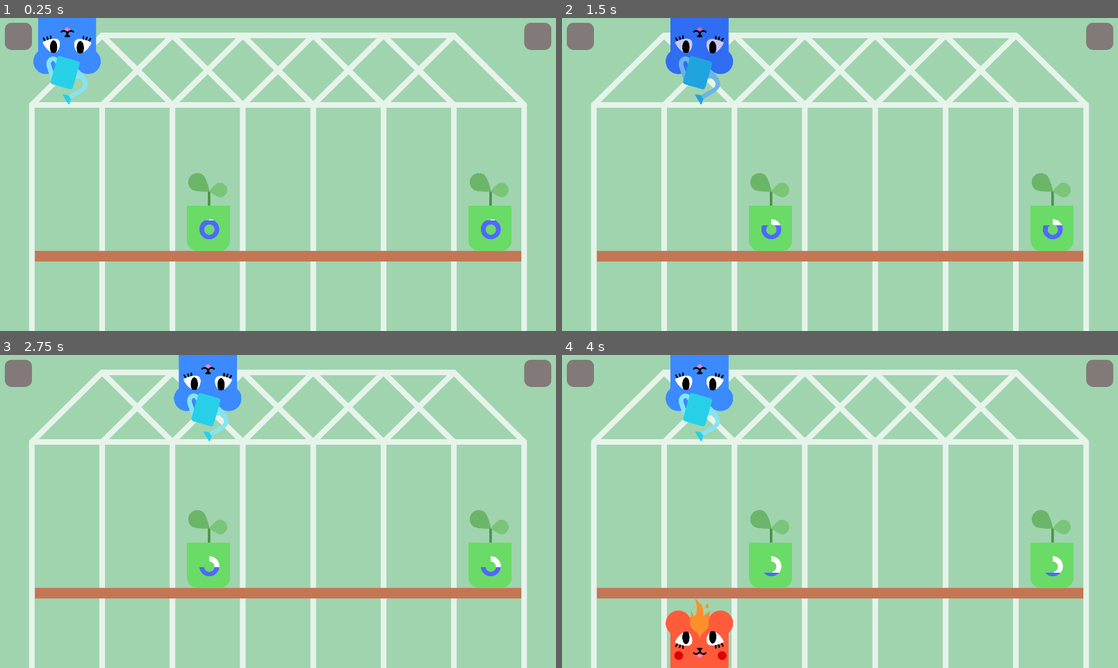
Above: before the commit, frames 1-4 (two rows, left to right).
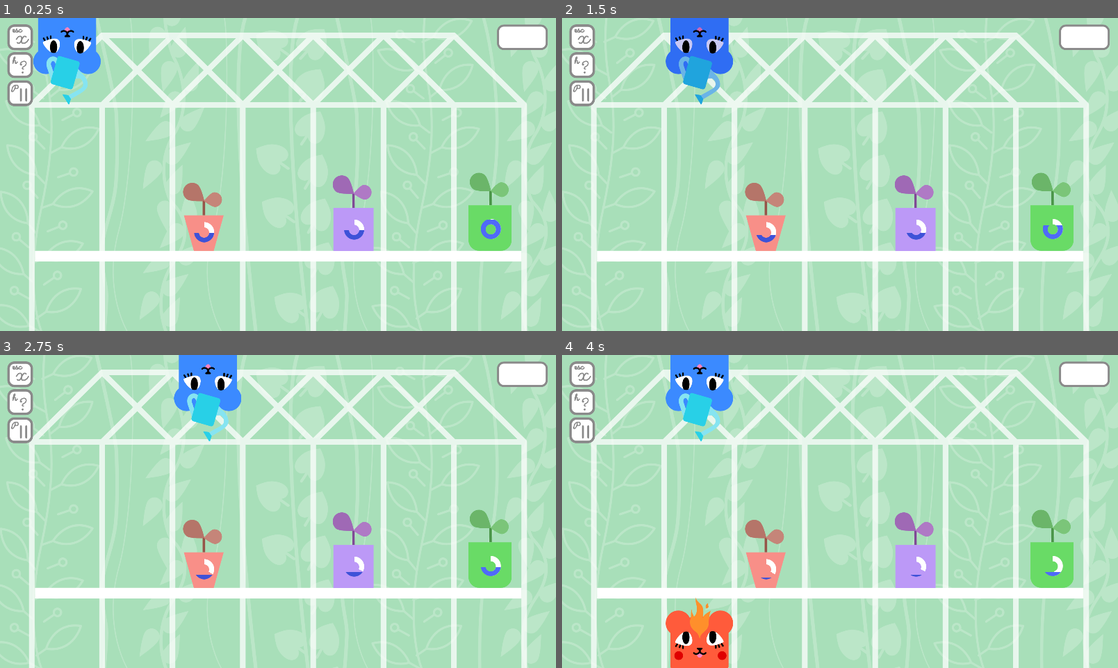
Above: after the commit, the same moments.

Repository: Janakanty/Mongoose-Garden
Game: Godot game, scene res://src/mainGamePlay/main.tscn
Two runs of this game, one before a commit and one after it. Both use one fixed random seed, a clock stepped at 60 frames per second and the inputs below.
Inputs:
- Up to frame 1 (0.25 s): no input
- Up to frame 2 (1.5 s): hold Right (right) 0.53-1.28 s; tap Enter at 1.25 s; hold Down (down) from 1.28 s (still down)
- Up to frame 3 (2.75 s): tap Space at 2 s; release Down (down) at 2.03 s; hold Right (right) from 2.03 s (still down)
- Up to frame 4 (4 s): tap Enter at 2.75 s; release Right (right) at 2.78 s; hold Up (up) 2.78-3.53 s; hold Left (left) from 3.53 s (still down)

The runs differ from the first frame. In frame 1, 22% of the frame differs, in the area x 0-100%, y 0-100%; in frame 2, 22%; in frame 3, 22%; in frame 4, 22%.

Commit message:
0.8

Diff:
--- a/src/mainGamePlay/main.gd
+++ b/src/mainGamePlay/main.gd
@@ -9,7 +9,7 @@
 var mongoose_is_changing = 0
 
 func _ready():
-	pass # Replace with function body.
+	$changeMongoose.play("RESET")
 
 func _input(event):
 	change_mongoose_position()
--- a/src/mainGamePlay/main.tscn
+++ b/src/mainGamePlay/main.tscn
@@ -1,12 +1,13 @@
-[gd_scene load_steps=12 format=2]
+[gd_scene load_steps=13 format=2]
 
 [ext_resource path="res://src/mainGamePlay/main.gd" type="Script" id=1]
 [ext_resource path="res://src/mongooses/waterMongoose/waterMongoose.tscn" type="PackedScene" id=2]
 [ext_resource path="res://src/mainGamePlay/plantControl.gd" type="Script" id=3]
-[ext_resource path="res://graphics/background/background.png" type="Texture" id=4]
+[ext_resource path="res://graphics/background/background UPDATE.png" type="Texture" id=4]
 [ext_resource path="res://src/mongooses/gardererMongoose/gardenMongoose.tscn" type="PackedScene" id=5]
 [ext_resource path="res://src/mongooses/fireMongoose/fireMongoose.tscn" type="PackedScene" id=6]
 [ext_resource path="res://graphics/menu/menuBackground.png" type="Texture" id=7]
+[ext_resource path="res://graphics/background/PÓŁKA.png" type="Texture" id=8]
 
 [sub_resource type="Animation" id=1]
 length = 0.001
@@ -176,6 +177,17 @@
 margin_right = 1920.0
 margin_bottom = 1080.0
 texture = ExtResource( 4 )
+__meta__ = {
+"_edit_use_anchors_": false
+}
+
+[node name="ColorRect2" type="TextureRect" parent="background"]
+margin_right = 1920.0
+margin_bottom = 1080.0
+texture = ExtResource( 8 )
+__meta__ = {
+"_edit_use_anchors_": false
+}
 
 [node name="mongooses" type="Control" parent="."]
 margin_left = 231.0
--- a/src/mainGamePlay/plantControl.gd
+++ b/src/mainGamePlay/plantControl.gd
@@ -31,26 +31,30 @@
 		var rng = rand_number()
 		match rng:
 			0:
-				next_plant.rect_position = Vector2(211,360)
+				next_plant.rect_position.x = 211#Vector2(211,360)
 			1:
-				next_plant.rect_position = Vector2(454,360)
+				next_plant.rect_position.x = 454 #Vector2(454,360)
 			2:
-				next_plant.rect_position = Vector2(697,360)
+				next_plant.rect_position.x = 697 #Vector2(697,360)
 			3:
-				next_plant.rect_position = Vector2(940,360)
+				next_plant.rect_position.x = 940 #Vector2(940,360)
 			4:
-				next_plant.rect_position = Vector2(1183,360)
+				next_plant.rect_position.x = 1183 #Vector2(1183,360)
 			5:
-				next_plant.rect_position = Vector2(1426,360)
+				next_plant.rect_position.x = 1426 #Vector2(1426,360)
 			6:
-				next_plant.rect_position = Vector2(1669,360)
+				next_plant.rect_position.x = 1669 #Vector2(1669,360)
 		next_plant.my_column = rng + 1
 		plant_slots[rng] = 1
 		add_child(next_plant)
 
 func gameplay_plan_machine():
 	get_new_plant()
+	set_plant()
+	get_new_plant()
+	plant = preload("res://src/plants/violik/violik.tscn")
 	get_new_plant()
 
 func set_plant():
 	plant = preload("res://src/plants/lobdilla/lobdilla.tscn")
+	plant = preload("res://src/plants/bleedi/bleedi.tscn")
--- a/src/mongooses/fireMongoose/fireMongoose.gd
+++ b/src/mongooses/fireMongoose/fireMongoose.gd
@@ -1,6 +1,7 @@
 extends Control
 
 var active: bool = false
+var column = 1
 func _ready():
 	pass # Replace with function body.
 
@@ -16,6 +17,11 @@
 
 func powerON():
 	$power.play("powerON")
+	check_column_from_parent()
+
+
+func powerOFF():
+	$power.play_backwards("powerON")
 	Global.evaporating_col1 = 0
 	Global.evaporating_col2 = 0
 	Global.evaporating_col3 = 0
@@ -24,5 +30,20 @@
 	Global.evaporating_col6 = 0
 	Global.evaporating_col7 = 0
 
-func powerOFF():
-	$power.play_backwards("powerON")
+func check_column_from_parent():
+	column = get_parent().get_parent().column
+	match column:
+		1:
+			Global.evaporating_col1 = 1
+		2:
+			Global.evaporating_col2 = 1
+		3:
+			Global.evaporating_col3 = 1
+		4:
+			Global.evaporating_col4 = 1
+		5:
+			Global.evaporating_col5 = 1
+		6:
+			Global.evaporating_col6 = 1
+		7:
+			Global.evaporating_col7 = 1
--- a/src/plants/bleedi/bleedi.gd
+++ b/src/plants/bleedi/bleedi.gd
@@ -1,26 +1,64 @@
 extends Control
 
+onready var tween = get_node("Tween")
 
 #zmienne rośliny
+onready var regres_bar = $regres
+onready var progres_bar = $progres
 onready var timer_down = $Timer_to_lose
-var my_column = 0 #kolumna w którejjest rośłina
+var my_column = 0 #kolumna w którejjest roślina
 var have_i_grown_up = 0
 var plant_level = 0 #poziom rośliny 0,1,2
 var plant_condition = 2 #stan rośliny
-var time_down = 5.0 # czas w którym roślina zdycha
+var time_down = 10.0 # czas w którym roślina zdycha
 var ready = 0 #czy jest gotowa do wzicia 0 - nie, 1 - tak
+var my_x_position
+
 
 func _ready():
 	timer_down.wait_time = time_down
+	my_x_position = rect_position.x
+
+func _process(delta):
+	lose_way()
+	grow_way(delta)
 
 
-func _process(delta):
-	pass
+func grow_way(delta):
+	#każda roślina ma swój specjalny grow way
+	match my_column:
+		1:
+			if Global.watering_col1 == 1:
+				progres_bar.value += 10 * delta
+				reset_condition()
+		2:
+			if Global.watering_col2 == 1:
+				progres_bar.value += 10 * delta
+				reset_condition()
+		3:
+			if Global.watering_col3 == 1:
+				progres_bar.value += 10 * delta
+				reset_condition()
+		4:
+			if Global.watering_col4 == 1:
+				progres_bar.value += 10 * delta
+				reset_condition()
+		5:
+			if Global.watering_col5 == 1:
+				progres_bar.value += 10 * delta
+				reset_condition()
+		6:
+			if Global.watering_col6 == 1:
+				progres_bar.value += 10 * delta
+				reset_condition()
+		7:
+			if Global.watering_col7 == 1:
+				progres_bar.value += 10 * delta
+				reset_condition()
 
-
-func grow_way():
-	#każda roślina ma swój specjalny grow way
-	pass
+func lose_way():
+	regres_bar.value = timer_down.time_left
+	regres_bar.show()
 
 func check_plant_condition():
 	#roślina zdycha
@@ -28,6 +66,9 @@
 		timer_down.stop()
 		to_small_plant_DEAD()
 	elif plant_condition <= 0 and plant_level == 1:
+		timer_down.stop()
+		to_plant_DEAD()
+	elif plant_condition <= 0 and plant_level == 2:
 		timer_down.stop()
 		to_plant_DEAD()
 	#roślina staje się zdechła
@@ -79,10 +120,34 @@
 	ready = 1
 
 func taken_off_the_board():
-	if ready == 1:
-		Global.point += 1
-	queue_free()
+	if ready == 1 or plant_condition == 0:
+		if ready == 1:
+			Global.point += 1
+			#fajny dźwięk
+		tween.interpolate_property($".","rect_global_position", null, Vector2(my_x_position,-1000),0.4, Tween.TRANS_LINEAR, Tween.EASE_IN_OUT)
+		tween.start()
+		#tutaj zrobić aktualne punkty
+
+func reset_condition():
+	timer_down.start()
 
 func _on_Timer_to_lose_timeout():
 	plant_condition = plant_condition - 1
 	check_plant_condition()
+
+
+func _on_progres_value_changed(value):
+	print("ładowanko")
+	regres_bar.hide()
+	if progres_bar.max_value == value:
+		if plant_condition == 1:
+			plant_condition = plant_condition + 1
+		elif plant_level == 0:
+			plant_level = 1
+		elif plant_level == 1:
+			plant_level = 2
+		progres_bar.value = 0
+		check_plant_condition()
+
+func _on_Tween_tween_completed(object, key):
+	queue_free()
--- a/src/plants/bleedi/bleedi.tscn
+++ b/src/plants/bleedi/bleedi.tscn
@@ -10,16 +10,20 @@
 [ext_resource path="res://graphics/plants/bleedi/bleedi doniczka.png" type="Texture" id=8]
 [ext_resource path="res://src/plants/stars.tscn" type="PackedScene" id=9]
 [ext_resource path="res://src/plants/x.tscn" type="PackedScene" id=10]
+[ext_resource path="res://graphics/interface/progresBar.png" type="Texture" id=11]
+
+[sub_resource type="RectangleShape2D" id=1]
+extents = Vector2( 111.5, 28.5 )
 
 [node name="plant" type="Control"]
-anchor_left = -0.036
+anchor_left = -0.048
 anchor_top = 0.001
 anchor_right = 0.052
 anchor_bottom = 0.515
-margin_left = -23.88
-margin_top = -0.08
-margin_right = -22.84
-margin_bottom = 0.799927
+margin_left = -5.84
+margin_top = 418.92
+margin_right = -27.84
+margin_bottom = 419.8
 rect_pivot_offset = Vector2( 93, 0 )
 script = ExtResource( 1 )
 __meta__ = {
@@ -31,8 +35,36 @@
 anchor_bottom = 1.0
 texture = ExtResource( 8 )
 
+[node name="progres" type="TextureProgress" parent="."]
+margin_left = 65.0
+margin_top = 284.0
+margin_right = 135.0
+margin_bottom = 354.0
+max_value = 30.0
+step = 0.1
+value = 10.0
+texture_progress = ExtResource( 11 )
+fill_mode = 4
+__meta__ = {
+"_edit_use_anchors_": false
+}
+
+[node name="regres" type="TextureProgress" parent="."]
+margin_left = 65.0
+margin_top = 284.0
+margin_right = 135.0
+margin_bottom = 354.0
+max_value = 10.0
+step = 0.01
+value = 5.0
+texture_progress = ExtResource( 11 )
+fill_mode = 3
+tint_progress = Color( 0.247059, 0.32549, 0.85098, 1 )
+__meta__ = {
+"_edit_use_anchors_": false
+}
+
 [node name="smallPlantOK" type="TextureRect" parent="."]
-visible = false
 anchor_right = 1.0
 anchor_bottom = 1.0
 texture = ExtResource( 7 )
@@ -90,6 +122,7 @@
 [node name="x" parent="plantDEAD" instance=ExtResource( 10 )]
 
 [node name="plantREADY" type="TextureRect" parent="."]
+visible = false
 anchor_right = 1.0
 anchor_bottom = 1.0
 texture = ExtResource( 4 )
@@ -107,4 +140,15 @@
 wait_time = 5.0
 autostart = true
 
+[node name="Area2D" type="Area2D" parent="." groups=["plant"]]
+position = Vector2( -7.62939e-06, 2 )
+
+[node name="CollisionShape2D" type="CollisionShape2D" parent="Area2D"]
+position = Vector2( 91, 289 )
+shape = SubResource( 1 )
+
+[node name="Tween" type="Tween" parent="."]
+
+[connection signal="value_changed" from="progres" to="." method="_on_progres_value_changed"]
 [connection signal="timeout" from="Timer_to_lose" to="." method="_on_Timer_to_lose_timeout"]
+[connection signal="tween_completed" from="Tween" to="." method="_on_Tween_tween_completed"]
--- a/src/plants/lobdilla/lobdilla.gd
+++ b/src/plants/lobdilla/lobdilla.gd
@@ -120,13 +120,13 @@
 	ready = 1
 
 func taken_off_the_board():
-	if ready == 1:
-		Global.point += 1
+	if ready == 1 or plant_condition == 0:
+		if ready == 1:
+			Global.point += 1
+			#fajny dźwięk
 		tween.interpolate_property($".","rect_global_position", null, Vector2(my_x_position,-1000),0.4, Tween.TRANS_LINEAR, Tween.EASE_IN_OUT)
 		tween.start()
 		#tutaj zrobić aktualne punkty
-
-
 
 func reset_condition():
 	timer_down.start()
@@ -149,5 +149,5 @@
 		check_plant_condition()
 
 
-func _on_AnimationPlayer_animation_finished(anim_name):
+func _on_Tween_tween_completed(object, key):
 	queue_free()
--- a/src/plants/lobdilla/lobdilla.tscn
+++ b/src/plants/lobdilla/lobdilla.tscn
@@ -15,37 +15,6 @@
 [sub_resource type="RectangleShape2D" id=1]
 extents = Vector2( 92, 17 )
 
-[sub_resource type="Animation" id=3]
-length = 0.001
-tracks/0/type = "value"
-tracks/0/path = NodePath(".:rect_position")
-tracks/0/interp = 1
-tracks/0/loop_wrap = true
-tracks/0/imported = false
-tracks/0/enabled = true
-tracks/0/keys = {
-"times": PoolRealArray( 0 ),
-"transitions": PoolRealArray( 1 ),
-"update": 0,
-"values": [ Vector2( -88, 1 ) ]
-}
-
-[sub_resource type="Animation" id=2]
-resource_name = "up"
-length = 0.5
-tracks/0/type = "value"
-tracks/0/path = NodePath(".:rect_position")
-tracks/0/interp = 1
-tracks/0/loop_wrap = true
-tracks/0/imported = false
-tracks/0/enabled = true
-tracks/0/keys = {
-"times": PoolRealArray( 0, 0.5 ),
-"transitions": PoolRealArray( 1, 1 ),
-"update": 0,
-"values": [ Vector2( -88, 1 ), Vector2( -88, -1170 ) ]
-}
-
 [node name="plant" type="Control"]
 light_mask = 3
 anchor_left = -0.036
@@ -53,9 +22,9 @@
 anchor_right = 0.052
 anchor_bottom = 0.614
 margin_left = -18.88
-margin_top = -0.08
+margin_top = 358.92
 margin_right = -18.88
-margin_bottom = -0.0800781
+margin_bottom = 358.92
 rect_pivot_offset = Vector2( 93, 0 )
 script = ExtResource( 1 )
 __meta__ = {
@@ -88,8 +57,8 @@
 self_modulate = Color( 0.313726, 0.419608, 0.984314, 1 )
 margin_left = 60.0
 margin_top = 333.0
-margin_right = 126.0
-margin_bottom = 399.0
+margin_right = 130.0
+margin_bottom = 403.0
 max_value = 5.0
 step = 0.01
 value = 5.0
@@ -177,11 +146,8 @@
 position = Vector2( 91, 332 )
 shape = SubResource( 1 )
 
-[node name="AnimationPlayer" type="AnimationPlayer" parent="."]
-anims/RESET = SubResource( 3 )
-anims/up = SubResource( 2 )
-
 [node name="Tween" type="Tween" parent="."]
 
 [connection signal="value_changed" from="progres" to="." method="_on_progres_value_changed"]
 [connection signal="timeout" from="Timer_to_lose" to="." method="_on_Timer_to_lose_timeout"]
+[connection signal="tween_completed" from="Tween" to="." method="_on_Tween_tween_completed"]
--- a/src/plants/violik/violik.gd
+++ b/src/plants/violik/violik.gd
@@ -1,26 +1,64 @@
 extends Control
 
+onready var tween = get_node("Tween")
 
 #zmienne rośliny
+onready var regres_bar = $regres
+onready var progres_bar = $progres
 onready var timer_down = $Timer_to_lose
-var my_column = 0 #kolumna w którejjest rośłina
+var my_column = 0 #kolumna w którejjest roślina
 var have_i_grown_up = 0
 var plant_level = 0 #poziom rośliny 0,1,2
 var plant_condition = 2 #stan rośliny
-var time_down = 5.0 # czas w którym roślina zdycha
+var time_down = 10.0 # czas w którym roślina zdycha
 var ready = 0 #czy jest gotowa do wzicia 0 - nie, 1 - tak
+var my_x_position
+
 
 func _ready():
 	timer_down.wait_time = time_down
+	my_x_position = rect_position.x
+
+func _process(delta):
+	lose_way()
+	grow_way(delta)
 
 
-func _process(delta):
-	pass
+func grow_way(delta):
+	#każda roślina ma swój specjalny grow way
+	match my_column:
+		1:
+			if Global.evaporating_col1 == 1:
+				progres_bar.value += 10 * delta
+				reset_condition()
+		2:
+			if Global.evaporating_col2 == 1:
+				progres_bar.value += 10 * delta
+				reset_condition()
+		3:
+			if Global.evaporating_col3 == 1:
+				progres_bar.value += 10 * delta
+				reset_condition()
+		4:
+			if Global.evaporating_col4 == 1:
+				progres_bar.value += 10 * delta
+				reset_condition()
+		5:
+			if Global.evaporating_col5 == 1:
+				progres_bar.value += 10 * delta
+				reset_condition()
+		6:
+			if Global.evaporating_col6 == 1:
+				progres_bar.value += 10 * delta
+				reset_condition()
+		7:
+			if Global.evaporating_col7 == 1:
+				progres_bar.value += 10 * delta
+				reset_condition()
 
-
-func grow_way():
-	#każda roślina ma swój specjalny grow way
-	pass
+func lose_way():
+	regres_bar.value = timer_down.time_left
+	regres_bar.show()
 
 func check_plant_condition():
 	#roślina zdycha
@@ -28,6 +66,9 @@
 		timer_down.stop()
 		to_small_plant_DEAD()
 	elif plant_condition <= 0 and plant_level == 1:
+		timer_down.stop()
+		to_plant_DEAD()
+	elif plant_condition <= 0 and plant_level == 2:
 		timer_down.stop()
 		to_plant_DEAD()
 	#roślina staje się zdechła
@@ -79,10 +120,34 @@
 	ready = 1
 
 func taken_off_the_board():
-	if ready == 1:
-		Global.point += 1
-	queue_free()
+	if ready == 1 or plant_condition == 0:
+		if ready == 1:
+			Global.point += 1
+			#fajny dźwięk
+		tween.interpolate_property($".","rect_global_position", null, Vector2(my_x_position,-1000),0.4, Tween.TRANS_LINEAR, Tween.EASE_IN_OUT)
+		tween.start()
+		#tutaj zrobić aktualne punkty
+
+func reset_condition():
+	timer_down.start()
 
 func _on_Timer_to_lose_timeout():
 	plant_condition = plant_condition - 1
 	check_plant_condition()
+
+
+func _on_progres_value_changed(value):
+	print("ładowanko")
+	regres_bar.hide()
+	if progres_bar.max_value == value:
+		if plant_condition == 1:
+			plant_condition = plant_condition + 1
+		elif plant_level == 0:
+			plant_level = 1
+		elif plant_level == 1:
+			plant_level = 2
+		progres_bar.value = 0
+		check_plant_condition()
+
+func _on_Tween_tween_completed(object, key):
+	queue_free()
--- a/src/plants/violik/violik.tscn
+++ b/src/plants/violik/violik.tscn
@@ -1,25 +1,29 @@
-[gd_scene load_steps=11 format=2]
+[gd_scene load_steps=13 format=2]
 
 [ext_resource path="res://src/plants/violik/violik.gd" type="Script" id=1]
-[ext_resource path="res://graphics/plants/lobdilla/LOBDILLA sadzonka OK.png" type="Texture" id=2]
-[ext_resource path="res://graphics/plants/lobdilla/lobdilla doniczka.png" type="Texture" id=3]
-[ext_resource path="res://graphics/plants/lobdilla/LOBDILLA sadzonka DEAD.png" type="Texture" id=4]
-[ext_resource path="res://graphics/plants/lobdilla/LOBDILLA BAD.png" type="Texture" id=5]
-[ext_resource path="res://graphics/plants/lobdilla/LOBDILLA DEAD.png" type="Texture" id=6]
-[ext_resource path="res://graphics/plants/lobdilla/LOBDILLA sadzonka BAD.png" type="Texture" id=7]
-[ext_resource path="res://graphics/plants/lobdilla/LOBDILLA OK.png" type="Texture" id=8]
+[ext_resource path="res://graphics/plants/violik/VIOLIK sadzonka OK.png" type="Texture" id=2]
+[ext_resource path="res://graphics/plants/violik/VIOLIK sadzonka DEAD.png" type="Texture" id=3]
+[ext_resource path="res://graphics/plants/violik/VIOLIK OK.png" type="Texture" id=4]
+[ext_resource path="res://graphics/plants/violik/VIOLIK BAD.png" type="Texture" id=5]
+[ext_resource path="res://graphics/plants/violik/VIOLIK DEAD.png" type="Texture" id=6]
+[ext_resource path="res://graphics/plants/violik/VIOLIK sadzonka BAD.png" type="Texture" id=7]
+[ext_resource path="res://graphics/plants/violik/doniczka.png" type="Texture" id=8]
 [ext_resource path="res://src/plants/stars.tscn" type="PackedScene" id=9]
 [ext_resource path="res://src/plants/x.tscn" type="PackedScene" id=10]
+[ext_resource path="res://graphics/interface/progresBar.png" type="Texture" id=11]
+
+[sub_resource type="RectangleShape2D" id=1]
+extents = Vector2( 111.5, 28.5 )
 
 [node name="plant" type="Control"]
-anchor_left = -0.036
+anchor_left = -0.048
 anchor_top = 0.001
 anchor_right = 0.052
 anchor_bottom = 0.515
-margin_left = -23.88
-margin_top = -0.08
-margin_right = -22.84
-margin_bottom = 0.799927
+margin_left = -5.84
+margin_top = 409.92
+margin_right = -27.84
+margin_bottom = 410.8
 rect_pivot_offset = Vector2( 93, 0 )
 script = ExtResource( 1 )
 __meta__ = {
@@ -29,7 +33,36 @@
 [node name="flowerPot" type="TextureRect" parent="."]
 anchor_right = 1.0
 anchor_bottom = 1.0
-texture = ExtResource( 3 )
+texture = ExtResource( 8 )
+
+[node name="progres" type="TextureProgress" parent="."]
+margin_left = 97.0
+margin_top = 284.0
+margin_right = 167.0
+margin_bottom = 354.0
+max_value = 30.0
+step = 0.1
+value = 10.0
+texture_progress = ExtResource( 11 )
+fill_mode = 4
+__meta__ = {
+"_edit_use_anchors_": false
+}
+
+[node name="regres" type="TextureProgress" parent="."]
+margin_left = 97.0
+margin_top = 284.0
+margin_right = 167.0
+margin_bottom = 354.0
+max_value = 10.0
+step = 0.01
+value = 5.0
+texture_progress = ExtResource( 11 )
+fill_mode = 3
+tint_progress = Color( 0.247059, 0.32549, 0.85098, 1 )
+__meta__ = {
+"_edit_use_anchors_": false
+}
 
 [node name="smallPlantOK" type="TextureRect" parent="."]
 anchor_right = 1.0
@@ -52,7 +85,7 @@
 visible = false
 anchor_right = 1.0
 anchor_bottom = 1.0
-texture = ExtResource( 4 )
+texture = ExtResource( 3 )
 __meta__ = {
 "_edit_use_anchors_": false
 }
@@ -63,7 +96,7 @@
 visible = false
 anchor_right = 1.0
 anchor_bottom = 1.0
-texture = ExtResource( 8 )
+texture = ExtResource( 4 )
 __meta__ = {
 "_edit_use_anchors_": false
 }
@@ -92,15 +125,30 @@
 visible = false
 anchor_right = 1.0
 anchor_bottom = 1.0
-texture = ExtResource( 8 )
+texture = ExtResource( 4 )
 __meta__ = {
 "_edit_use_anchors_": false
 }
 
 [node name="stars" parent="plantREADY" instance=ExtResource( 9 )]
+margin_left = 34.0
+margin_top = -13.0
+margin_right = 34.0
+margin_bottom = -13.0
 
 [node name="Timer_to_lose" type="Timer" parent="."]
 wait_time = 5.0
 autostart = true
 
+[node name="Area2D" type="Area2D" parent="." groups=["plant"]]
+position = Vector2( -7.62939e-06, 2 )
+
+[node name="CollisionShape2D" type="CollisionShape2D" parent="Area2D"]
+position = Vector2( 91, 289 )
+shape = SubResource( 1 )
+
+[node name="Tween" type="Tween" parent="."]
+
+[connection signal="value_changed" from="progres" to="." method="_on_progres_value_changed"]
 [connection signal="timeout" from="Timer_to_lose" to="." method="_on_Timer_to_lose_timeout"]
+[connection signal="tween_completed" from="Tween" to="." method="_on_Tween_tween_completed"]
Not shown, added: export_presets.cfg
Binary file added: graphics/background/PÓŁKA.png
Not shown, added: graphics/background/PÓŁKA.png.import
Binary file added: graphics/background/background UPDATE.png
Not shown, added: graphics/background/background UPDATE.png.import
Binary file added: graphics/interface/esc help pause.png
Not shown, added: graphics/interface/esc help pause.png.import
Binary file added: graphics/interface/points.png
Not shown, added: graphics/interface/points.png.import
Binary file added: graphics/interface/sterowanie boki.png
Not shown, added: graphics/interface/sterowanie boki.png.import
Binary file added: graphics/interface/sterowanie spacja.png
(and 53 more such lines)
